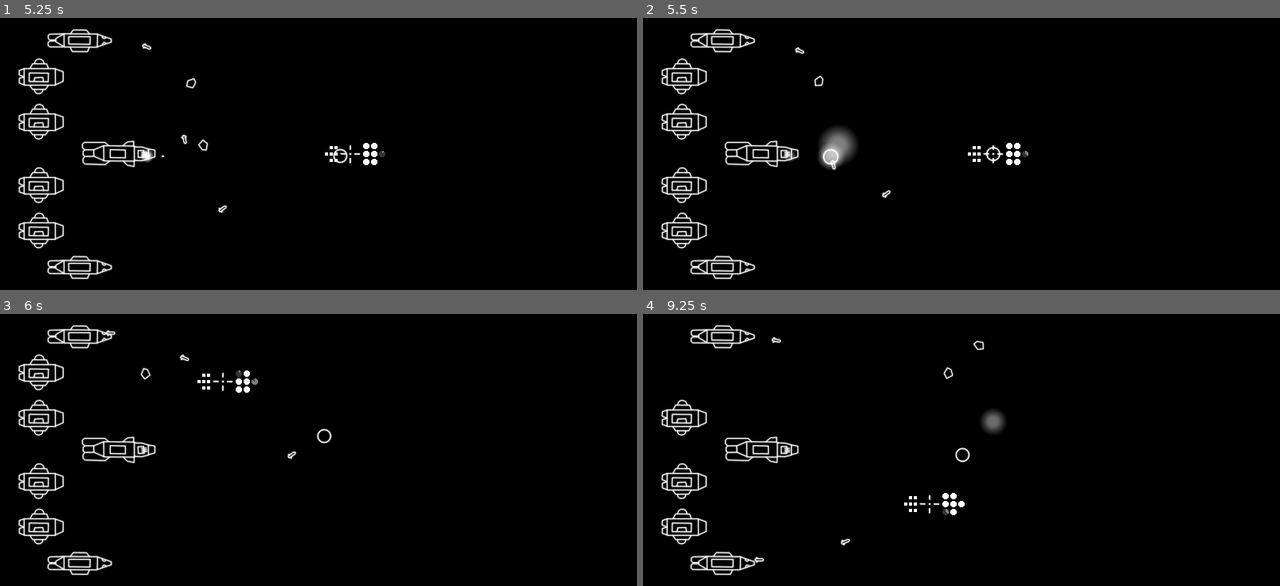
Above: before the commit, frames 1-4 (two rows, left to right).
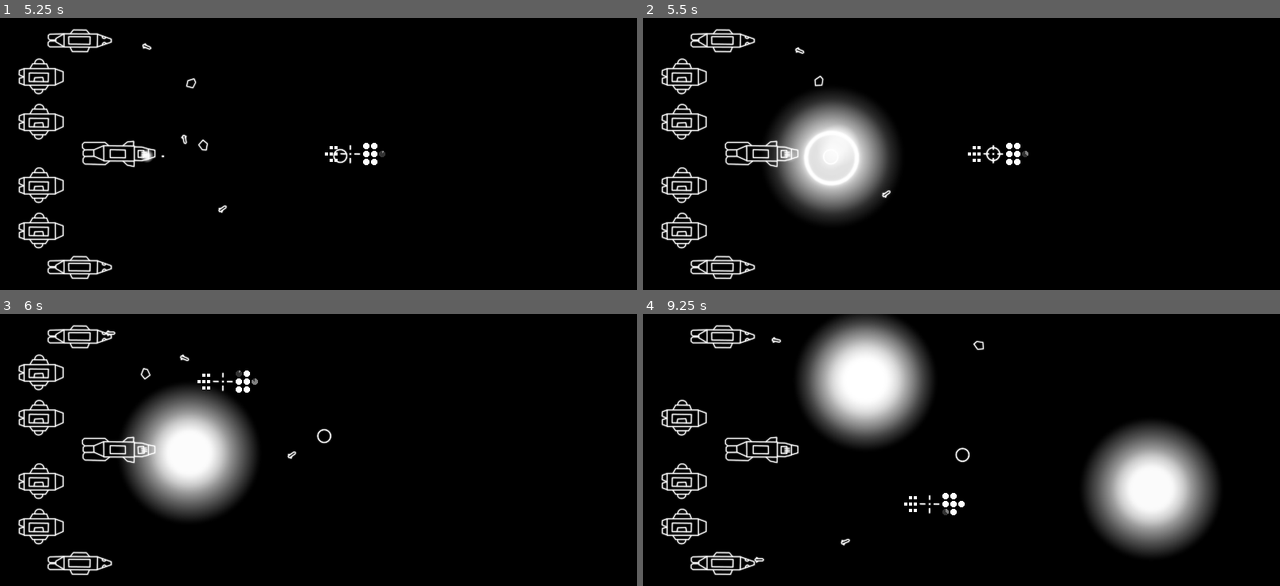
Above: after the commit, the same moments.

Repository: couaky/crossing-the-field
Game: Godot game, scene res://main/Main.tscn
Two runs of this game, one before a commit and one after it. Both use one fixed random seed, a clock stepped at 60 frames per second and the inputs below.
Inputs (mouse positions are in pixels of both pictures, inside the frame that each line leads up to):
- Up to frame 1 (5.25 s): move the mouse to (458, 140) at 0.52 s; tap one key every 0.75 s from 0.6 s: Q (fire_cannons) A (fire_torpedo_A) W (fire_torpedo_B) Q (fire_cannons) A (fire_torpedo_A) W (fire_torpedo_B) Q (fire_cannons); move the mouse to (191, 167) at 1.27 s; move the mouse to (382, 94) at 2.02 s; move the mouse to (286, 208) at 2.77 s; move the mouse to (509, 194) at 3.52 s; move the mouse to (127, 113) at 4.27 s; move the mouse to (350, 154) at 5.02 s
- Up to frame 2 (5.5 s): no input
- Up to frame 3 (6 s): move the mouse to (222, 382) at 5.77 s; tap A (fire_torpedo_A) at 5.85 s
- Up to frame 4 (9.25 s): move the mouse to (1101, 436) at 6.52 s; tap one key every 0.75 s from 6.6 s: W (fire_torpedo_B) Q (fire_cannons) A (fire_torpedo_A) W (fire_torpedo_B); move the mouse to (834, 463) at 7.27 s; move the mouse to (1025, 390) at 8.02 s; move the mouse to (929, 504) at 8.77 s

Frame 1 is identical in both runs. In frame 2, 7.2% of the frame differs, in the area x 19-40%, y 27-75%; in frame 3, 7.8%; in frame 4, 16%, in the area x 24-91%, y 0-89%.

Commit message:
Add torpedo explosions
Also fix some runtime errors and warnings

Diff:
--- a/components/Asteroid.gd
+++ b/components/Asteroid.gd
@@ -37,5 +37,5 @@
 		queue_free()
 
 
-func _on_Asteroid_area_shape_entered(area_rid, area, area_shape_index, local_shape_index):
-	_explode()
+func _on_Asteroid_area_shape_entered(_area_rid, _area, _area_shape_index, _local_shape_index):
+	call_deferred("_explode")
--- a/components/CannonShell.gd
+++ b/components/CannonShell.gd
@@ -22,6 +22,7 @@
 	var shockwave = shockwave_scene.instance() as ShockWave
 	root_node.add_child(shockwave)
 	shockwave.position = global_position
+	shockwave.play("Shell")
 
 	var explosion = explosion_scene.instance() as Explosion
 	root_node.add_child(explosion)
@@ -40,4 +41,4 @@
 
 
 func _on_CannonShell_area_shape_entered(area_rid, area, area_shape_index, local_shape_index):
-	_detonate()
+	call_deferred("_detonate")
--- a/components/Explosion.gd
+++ b/components/Explosion.gd
@@ -17,5 +17,10 @@
 	$AnimationPlayer.play("ShellExplosion")
 
 
-func _on_AnimationPlayer_animation_finished(anim_name):
+func torpedo_explosion():
+	$Sprite.scale = Vector2(0.8, 0.8)
+	$AnimationPlayer.play("TorpedoExplosion")
+
+
+func _on_AnimationPlayer_animation_finished(_anim_name):
 	queue_free()
--- a/components/Explosion.tscn
+++ b/components/Explosion.tscn
@@ -50,8 +50,23 @@
 "values": [ Color( 1, 1, 1, 0 ), Color( 1, 1, 1, 1 ), Color( 1, 1, 1, 0 ) ]
 }
 
+[sub_resource type="Animation" id=4]
+resource_name = "TorpedoExplosion"
+length = 0.5
+tracks/0/type = "value"
+tracks/0/path = NodePath("Sprite:modulate")
+tracks/0/interp = 1
+tracks/0/loop_wrap = true
+tracks/0/imported = false
+tracks/0/enabled = true
+tracks/0/keys = {
+"times": PoolRealArray( 0, 0.1, 0.5 ),
+"transitions": PoolRealArray( 1, 1, 1 ),
+"update": 0,
+"values": [ Color( 1, 1, 1, 0 ), Color( 1, 1, 1, 1 ), Color( 1, 1, 1, 0 ) ]
+}
+
 [node name="Explosion" type="Node2D"]
-position = Vector2( 670, 258 )
 script = ExtResource( 2 )
 
 [node name="Sprite" type="Sprite" parent="."]
@@ -63,5 +78,6 @@
 anims/AsteroidExplosion = SubResource( 3 )
 anims/RESET = SubResource( 1 )
 anims/ShellExplosion = SubResource( 2 )
+anims/TorpedoExplosion = SubResource( 4 )
 
 [connection signal="animation_finished" from="AnimationPlayer" to="." method="_on_AnimationPlayer_animation_finished"]
--- a/components/PlayerShip.gd
+++ b/components/PlayerShip.gd
@@ -26,4 +26,4 @@
 
 
 func _on_self_area_shape_entered(area_rid, area, area_shape_index, local_shape_index):
-	_take_damage()
+	call_deferred("_take_damage")
--- a/components/ShockWave.gd
+++ b/components/ShockWave.gd
@@ -2,10 +2,15 @@
 extends Area2D
 
 
-func _ready():
-	$AnimationPlayer.play("ShockWaveExpand")
+func play(weapon: String):
+	if weapon == "Shell":
+		$AnimationPlayer.play("ShockWaveShell")
+	elif weapon == "Torpedo":
+		$AnimationPlayer.play("ShockWaveTorpedo")
+	else:
+		# Should never happen
+		queue_free()
 
 
-func _on_AnimationPlayer_animation_finished(anim_name):
-	if anim_name == "ShockWaveExpand":
-		queue_free()
+func _on_AnimationPlayer_animation_finished(_anim_name):
+	queue_free()
--- a/components/ShockWave.tscn
+++ b/components/ShockWave.tscn
@@ -32,9 +32,21 @@
 "update": 0,
 "values": [ Color( 1, 1, 1, 1 ) ]
 }
+tracks/2/type = "value"
+tracks/2/path = NodePath("CollisionShape2D:shape:radius")
+tracks/2/interp = 1
+tracks/2/loop_wrap = true
+tracks/2/imported = false
+tracks/2/enabled = true
+tracks/2/keys = {
+"times": PoolRealArray( 0 ),
+"transitions": PoolRealArray( 1 ),
+"update": 0,
+"values": [ 35.0 ]
+}
 
 [sub_resource type="Animation" id=3]
-resource_name = "ShockWaveExpand"
+resource_name = "ShockWaveShell"
 length = 0.2
 tracks/0/type = "value"
 tracks/0/path = NodePath("Sprite:scale")
@@ -60,6 +72,58 @@
 "update": 0,
 "values": [ Color( 1, 1, 1, 1 ), Color( 1, 1, 1, 1 ), Color( 1, 1, 1, 0 ) ]
 }
+tracks/2/type = "value"
+tracks/2/path = NodePath("CollisionShape2D:shape:radius")
+tracks/2/interp = 1
+tracks/2/loop_wrap = true
+tracks/2/imported = false
+tracks/2/enabled = true
+tracks/2/keys = {
+"times": PoolRealArray( 0, 0.2 ),
+"transitions": PoolRealArray( 1, 1 ),
+"update": 0,
+"values": [ 35.0, 35.0 ]
+}
+
+[sub_resource type="Animation" id=4]
+resource_name = "ShockWaveTorpedo"
+length = 0.2
+tracks/0/type = "value"
+tracks/0/path = NodePath("Sprite:scale")
+tracks/0/interp = 1
+tracks/0/loop_wrap = true
+tracks/0/imported = false
+tracks/0/enabled = true
+tracks/0/keys = {
+"times": PoolRealArray( 0, 0.2 ),
+"transitions": PoolRealArray( 1, 1 ),
+"update": 0,
+"values": [ Vector2( 0.08, 0.08 ), Vector2( 4, 4 ) ]
+}
+tracks/1/type = "value"
+tracks/1/path = NodePath("Sprite:modulate")
+tracks/1/interp = 1
+tracks/1/loop_wrap = true
+tracks/1/imported = false
+tracks/1/enabled = true
+tracks/1/keys = {
+"times": PoolRealArray( 0, 0.1, 0.2 ),
+"transitions": PoolRealArray( 1, 1, 1 ),
+"update": 0,
+"values": [ Color( 1, 1, 1, 1 ), Color( 1, 1, 1, 1 ), Color( 1, 1, 1, 0 ) ]
+}
+tracks/2/type = "value"
+tracks/2/path = NodePath("CollisionShape2D:shape:radius")
+tracks/2/interp = 1
+tracks/2/loop_wrap = true
+tracks/2/imported = false
+tracks/2/enabled = true
+tracks/2/keys = {
+"times": PoolRealArray( 0, 0.1, 0.2 ),
+"transitions": PoolRealArray( 1, 1, 1 ),
+"update": 0,
+"values": [ 35.0, 35.0, 85.0 ]
+}
 
 [node name="ShockWave" type="Area2D"]
 collision_layer = 4
@@ -75,6 +139,7 @@
 
 [node name="AnimationPlayer" type="AnimationPlayer" parent="."]
 anims/RESET = SubResource( 2 )
-anims/ShockWaveExpand = SubResource( 3 )
+anims/ShockWaveShell = SubResource( 3 )
+anims/ShockWaveTorpedo = SubResource( 4 )
 
 [connection signal="animation_finished" from="AnimationPlayer" to="." method="_on_AnimationPlayer_animation_finished"]
--- a/components/Torpedo.gd
+++ b/components/Torpedo.gd
@@ -2,7 +2,12 @@
 extends Area2D
 
 
-var target: Vector2 = Vector2.ZERO
+export var shockwave_scene: PackedScene
+export var explosion_scene: PackedScene
+export var torpedo_plasma_scene: PackedScene
+
+
+var target: Vector2 = Vector2(750, 300)
 
 var initial_speed: Vector2 = Vector2(50.0, 0.0)
 var max_speed: float = 300.0
@@ -68,6 +73,22 @@
 
 
 func _detonate():
+	var root_node = get_node('/root')
+
+	var shockwave = shockwave_scene.instance() as ShockWave
+	root_node.add_child(shockwave)
+	shockwave.position = global_position
+	shockwave.play("Torpedo")
+
+	var explosion = explosion_scene.instance() as Explosion
+	root_node.add_child(explosion)
+	explosion.position = global_position
+	explosion.torpedo_explosion()
+
+	var plasma = torpedo_plasma_scene.instance() as TorpedoPlasma
+	root_node.add_child(plasma)
+	plasma.position = global_position
+
 	queue_free()
 
 
@@ -92,3 +113,7 @@
 		_detonate()
 	else:
 		position += current_velocity * delta
+
+
+func _on_Torpedo_area_shape_entered(area_rid, area, area_shape_index, local_shape_index):
+	call_deferred("_detonate")
--- a/components/Torpedo.tscn
+++ b/components/Torpedo.tscn
@@ -1,7 +1,10 @@
-[gd_scene load_steps=4 format=2]
+[gd_scene load_steps=7 format=2]
 
 [ext_resource path="res://assets/Torpedo.png" type="Texture" id=1]
 [ext_resource path="res://components/Torpedo.gd" type="Script" id=2]
+[ext_resource path="res://components/Explosion.tscn" type="PackedScene" id=3]
+[ext_resource path="res://components/ShockWave.tscn" type="PackedScene" id=4]
+[ext_resource path="res://components/TorpedoPlasma.tscn" type="PackedScene" id=5]
 
 [sub_resource type="CapsuleShape2D" id=1]
 radius = 4.0
@@ -11,6 +14,9 @@
 collision_layer = 4
 collision_mask = 6
 script = ExtResource( 2 )
+shockwave_scene = ExtResource( 4 )
+explosion_scene = ExtResource( 3 )
+torpedo_plasma_scene = ExtResource( 5 )
 
 [node name="Sprite" type="Sprite" parent="."]
 scale = Vector2( 0.35, 0.35 )
@@ -19,3 +25,5 @@
 [node name="CollisionShape2D" type="CollisionShape2D" parent="."]
 rotation = 1.5708
 shape = SubResource( 1 )
+
+[connection signal="area_shape_entered" from="." to="." method="_on_Torpedo_area_shape_entered"]
--- /dev/null
+++ b/components/TorpedoPlasma.gd
@@ -0,0 +1,10 @@
+class_name TorpedoPlasma
+extends Area2D
+
+
+func _ready():
+	$AnimationPlayer.play("Plasma")
+
+
+func _on_AnimationPlayer_animation_finished(anim_name):
+	queue_free()
--- /dev/null
+++ b/components/TorpedoPlasma.tscn
@@ -0,0 +1,78 @@
+[gd_scene load_steps=6 format=2]
+
+[ext_resource path="res://assets/Explosion.png" type="Texture" id=1]
+[ext_resource path="res://components/TorpedoPlasma.gd" type="Script" id=2]
+
+[sub_resource type="Animation" id=2]
+resource_name = "Plasma"
+length = 2.0
+tracks/0/type = "value"
+tracks/0/path = NodePath("Sprite:modulate")
+tracks/0/interp = 1
+tracks/0/loop_wrap = true
+tracks/0/imported = false
+tracks/0/enabled = true
+tracks/0/keys = {
+"times": PoolRealArray( 0, 0.1, 0.4, 2 ),
+"transitions": PoolRealArray( 1, 1, 2, 2 ),
+"update": 0,
+"values": [ Color( 1, 1, 1, 0 ), Color( 1, 1, 1, 1 ), Color( 1, 1, 1, 1 ), Color( 1, 1, 1, 0 ) ]
+}
+tracks/1/type = "value"
+tracks/1/path = NodePath("CollisionShape2D:shape:radius")
+tracks/1/interp = 1
+tracks/1/loop_wrap = true
+tracks/1/imported = false
+tracks/1/enabled = true
+tracks/1/keys = {
+"times": PoolRealArray( 0, 0.1, 0.4, 2 ),
+"transitions": PoolRealArray( 1, 1, 2, 2 ),
+"update": 0,
+"values": [ 10.0, 90.0, 90.0, 10.0 ]
+}
+
+[sub_resource type="Animation" id=3]
+length = 0.001
+tracks/0/type = "value"
+tracks/0/path = NodePath("Sprite:modulate")
+tracks/0/interp = 1
+tracks/0/loop_wrap = true
+tracks/0/imported = false
+tracks/0/enabled = true
+tracks/0/keys = {
+"times": PoolRealArray( 0 ),
+"transitions": PoolRealArray( 1 ),
+"update": 0,
+"values": [ Color( 1, 1, 1, 1 ) ]
+}
+tracks/1/type = "value"
+tracks/1/path = NodePath("CollisionShape2D:shape:radius")
+tracks/1/interp = 1
+tracks/1/loop_wrap = true
+tracks/1/imported = false
+tracks/1/enabled = true
+tracks/1/keys = {
+"times": PoolRealArray( 0 ),
+"transitions": PoolRealArray( 1 ),
+"update": 0,
+"values": [ 10.0 ]
+}
+
+[sub_resource type="CircleShape2D" id=1]
+
+[node name="TorpedoPlasma" type="Area2D"]
+collision_layer = 4
+collision_mask = 0
+script = ExtResource( 2 )
+
+[node name="Sprite" type="Sprite" parent="."]
+texture = ExtResource( 1 )
+
+[node name="AnimationPlayer" type="AnimationPlayer" parent="."]
+anims/Plasma = SubResource( 2 )
+anims/RESET = SubResource( 3 )
+
+[node name="CollisionShape2D" type="CollisionShape2D" parent="."]
+shape = SubResource( 1 )
+
+[connection signal="animation_finished" from="AnimationPlayer" to="." method="_on_AnimationPlayer_animation_finished"]
--- a/main/Main.gd
+++ b/main/Main.gd
@@ -2,11 +2,11 @@
 
 
 # TODOs
-#	Fire torpedoes
 #	Ship explosion
-#	Ship thrusters
+#	Ship + torpedoes thrusters
 #	Score
 #	Better asteroid wave management
+#	Ship visual damage
 #	Finalize UI and game states
 #	Sound design
 #	Final adjustments -> almost final version
--- a/project.godot
+++ b/project.godot
@@ -43,6 +43,11 @@
 "class": "Torpedo",
 "language": "GDScript",
 "path": "res://components/Torpedo.gd"
+}, {
+"base": "Area2D",
+"class": "TorpedoPlasma",
+"language": "GDScript",
+"path": "res://components/TorpedoPlasma.gd"
 } ]
 _global_script_class_icons={
 "Asteroid": "",
@@ -51,7 +56,8 @@
 "HealthIndicator": "",
 "ReloadIndicator": "",
 "ShockWave": "",
-"Torpedo": ""
+"Torpedo": "",
+"TorpedoPlasma": ""
 }
 
 [application]
Not shown: 1 places in components/Explosion.tscn that only renumber resources
Not shown: 1 places in components/ShockWave.tscn that only renumber resources
